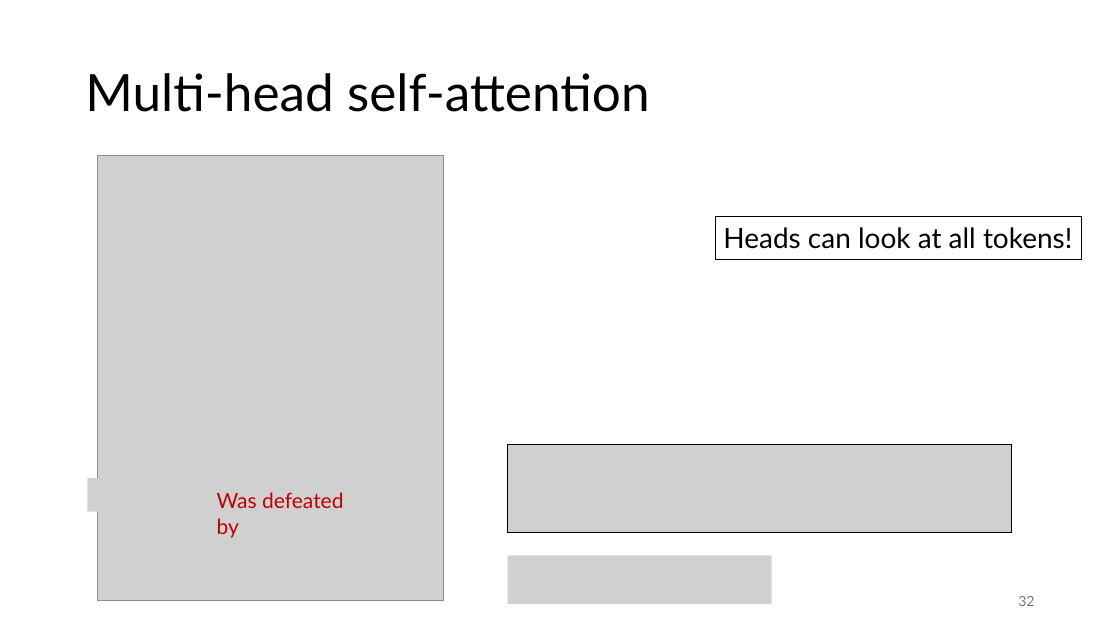
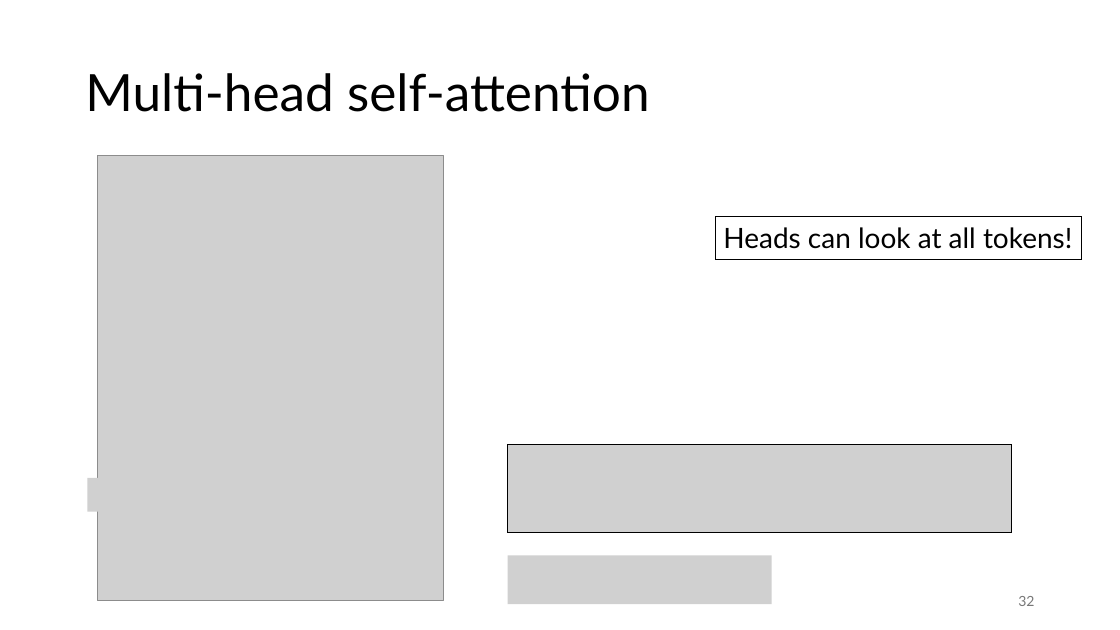
Before and after one commit to gjbex/Deploying-LLMs-locally, a slide deck: slide 32 of local_LLMs.pptx. Drawn at 1120x630 pixels with LibreOffice and Linux fonts; fonts in the diff are those of the drawing; grey boxes stand for pictures. Boxes give left, top, right and bottom in pixels: in the first picture for what was removed or moved away, otherwise in the second. Text is boxed around its words. In the diff, an @@ line names an element or a change of style, - is before the commit and + after.

```diff
--- a/local_LLMs.pptx
+++ b/local_LLMs.pptx
@@ text removed at [217,492,343,538] @@
-Was defeated by
```
Also in this commit, not shown: 1 other slide changed.
